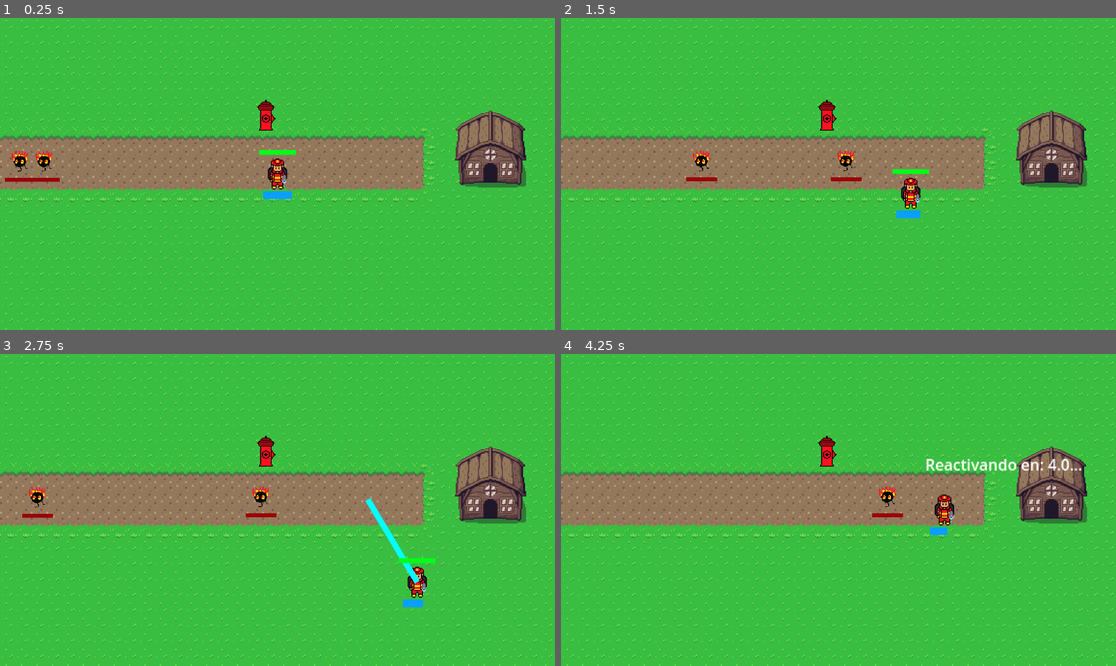
Above: before the commit, frames 1-4 (two rows, left to right).
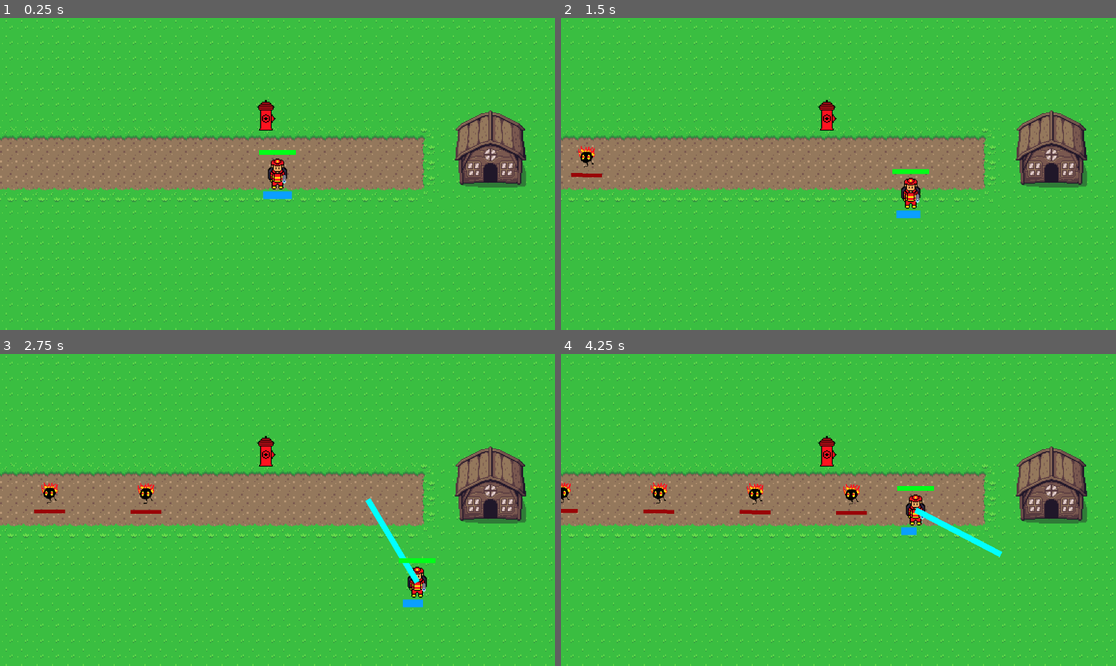
Above: after the commit, the same moments.

Repository: SantinoCuello/FireFighter
Game: Godot game, scene res://scenes/juego.tscn
Two runs of this game, one before a commit and one after it. Both use one fixed random seed, a clock stepped at 60 frames per second and the inputs below.
Inputs (mouse positions are in pixels of both pictures, inside the frame that each line leads up to):
- Up to frame 1 (0.25 s): no input
- Up to frame 2 (1.5 s): move the mouse to (960, 158) at 0.52 s; press the mouse at (960, 158) at 0.53 s; hold Right (ui_right) 0.53-1.28 s; move the mouse to (727, 189) at 1.27 s; release the mouse at (727, 189) at 1.28 s; hold Down (ui_down) from 1.28 s (still down); click (727, 189) at 1.35 s
- Up to frame 3 (2.75 s): move the mouse to (333, 441) at 2.02 s; release Down (ui_down) at 2.03 s; press the mouse at (333, 441) at 2.03 s; hold Right (ui_right) from 2.03 s (still down)
- Up to frame 4 (4.25 s): move the mouse to (810, 572) at 2.77 s; release Right (ui_right) at 2.78 s; release the mouse at (810, 572) at 2.78 s; hold Up (ui_up) 2.78-3.53 s; click (810, 572) at 2.85 s; move the mouse to (1005, 556) at 3.52 s; press the mouse at (1005, 556) at 3.53 s; hold Left (ui_left) from 3.53 s (still down)

The runs differ from the first frame. In frame 1, 0.4% of the frame differs, in the area x 0-11%, y 42-53%; in frame 2, 0.6%; in frame 3, 0.8%; in frame 4, 2.5%, in the area x 0-94%, y 33-66%.

Commit message:
fix: Path and Stage1

Diff:
--- a/scenes/juego.tscn
+++ b/scenes/juego.tscn
@@ -1,12 +1,9 @@
-[gd_scene load_steps=14 format=4 uid="uid://dhg68hitqe6i7"]
+[gd_scene load_steps=10 format=4 uid="uid://dhg68hitqe6i7"]
 
 [ext_resource type="Texture2D" uid="uid://1fvcnyfxkepu" path="res://assets/Overworld.png" id="1_uc3sl"]
 [ext_resource type="PackedScene" uid="uid://ce8pbxe2iu7sc" path="res://scenes/bombero.tscn" id="1_x4n2o"]
 [ext_resource type="PackedScene" uid="uid://b07rppv7h3exy" path="res://scenes/bomba.tscn" id="4_iq6uk"]
 [ext_resource type="PackedScene" uid="uid://dai8ay4jekxr" path="res://scenes/spawner_llamas.tscn" id="4_pew7j"]
-[ext_resource type="PackedScene" uid="uid://cnl1ivsyjbegj" path="res://scenes/spawner_enemigos.tscn" id="5_iq6uk"]
-[ext_resource type="PackedScene" uid="uid://8rooxcq80tbf" path="res://scenes/enemigo_1.tscn" id="6_ervc2"]
-[ext_resource type="Script" uid="uid://em28q6yofq78" path="res://scripts/path_follow_2d.gd" id="7_ebtnq"]
 [ext_resource type="Script" uid="uid://b612s21w4s2t4" path="res://scripts/path_spawner.gd" id="8_5g1u2"]
 
 [sub_resource type="TileSetAtlasSource" id="TileSetAtlasSource_uc3sl"]
@@ -2117,12 +2114,6 @@
 physics_layer_0/collision_layer = 1
 sources/0 = SubResource("TileSetAtlasSource_2ka1k")
 
-[sub_resource type="Curve2D" id="Curve2D_5g1u2"]
-_data = {
-"points": PackedVector2Array(0, 0, 0, 0, -249, 21, 0, 0, 0, 0, 258, 20)
-}
-point_count = 2
-
 [node name="Juego" type="Node2D"]
 
 [node name="Fondo" type="TileMapLayer" parent="."]
@@ -2145,24 +2136,13 @@
 zoom = Vector2(2, 2)
 
 [node name="SpawnerLlamas" parent="." instance=ExtResource("4_pew7j")]
+visible = false
 position = Vector2(2, -7)
-
-[node name="SpawnerEnemigos" parent="." instance=ExtResource("5_iq6uk")]
-visible = false
-position = Vector2(-44, 71)
-enemy_scene = ExtResource("6_ervc2")
-
-[node name="Path2D" type="Path2D" parent="."]
-curve = SubResource("Curve2D_5g1u2")
-
-[node name="PathFollow2D" type="PathFollow2D" parent="Path2D"]
-position = Vector2(-249, 21)
-rotation = -0.001972384
-script = ExtResource("7_ebtnq")
-
-[node name="Enemigo1" parent="Path2D/PathFollow2D" instance=ExtResource("6_ervc2")]
 
 [node name="PathSpawner" type="Node2D" parent="."]
 script = ExtResource("8_5g1u2")
 
 [node name="Timer" type="Timer" parent="PathSpawner"]
+autostart = true
+
+[connection signal="timeout" from="PathSpawner/Timer" to="PathSpawner" method="_on_timer_timeout"]
--- /dev/null
+++ b/scenes/stage1.tscn
@@ -0,0 +1,19 @@
+[gd_scene load_steps=3 format=3 uid="uid://ctcw4xjr6u4e8"]
+
+[ext_resource type="PackedScene" uid="uid://8rooxcq80tbf" path="res://scenes/enemigo_1.tscn" id="1_v53cv"]
+
+[sub_resource type="Curve2D" id="Curve2D_iq6uk"]
+_data = {
+"points": PackedVector2Array(0, 0, 0, 0, -264, 29, 0, 0, 0, 0, 263, 32)
+}
+point_count = 2
+
+[node name="Path2D" type="Path2D"]
+curve = SubResource("Curve2D_iq6uk")
+
+[node name="PathFollow2D" type="PathFollow2D" parent="."]
+position = Vector2(-264, 29)
+rotation = 0.005692538
+
+[node name="Enemigo1" parent="PathFollow2D" instance=ExtResource("1_v53cv")]
+position = Vector2(-4.359375, -12.98476)
--- a/scripts/enemigo_1.gd
+++ b/scripts/enemigo_1.gd
@@ -22,26 +22,6 @@
 	if get_parent().get_progress_ratio() == 1:
 		queue_free()
 
-
-
-func _physics_process(delta: float) -> void:
-	#Si no tiene posicion
-	if target_position == Vector2.ZERO:
-		return
-
-	#Distancia hacia el objetivo
-	var to_target = target_position - global_position
-	var dist = to_target.length()
-
-	# Si llego a la casa
-	if dist <= 8.0:
-		_on_reached_house()
-		return
-
-	# Movimiento normalizado
-	var dir = to_target.normalized()
-	global_position += dir * SPEED * delta
-
 func _on_body_entered(body):
 	# Verifica que el cuerpo tocado sea el bombero
 	if body.name == "Bombero":
@@ -50,6 +30,7 @@
 		if body.has_method("recieve_damage"):
 			body.recieve_damage(HP*10)
 		queue_free()  # destruye al enemigo después de hacer daño
+
 
 func _on_reached_house():
 	print("El enemigo llegó a la casa en ", target_position)
--- a/scripts/path_spawner.gd
+++ b/scripts/path_spawner.gd
@@ -1,6 +1,7 @@
 extends Node2D
 
-@onready var path
+@onready var path = preload("res://scenes/stage1.tscn")
 
 func _on_timer_timeout():
-	pass
+	var tempPath = path.instantiate()
+	add_child(tempPath)
